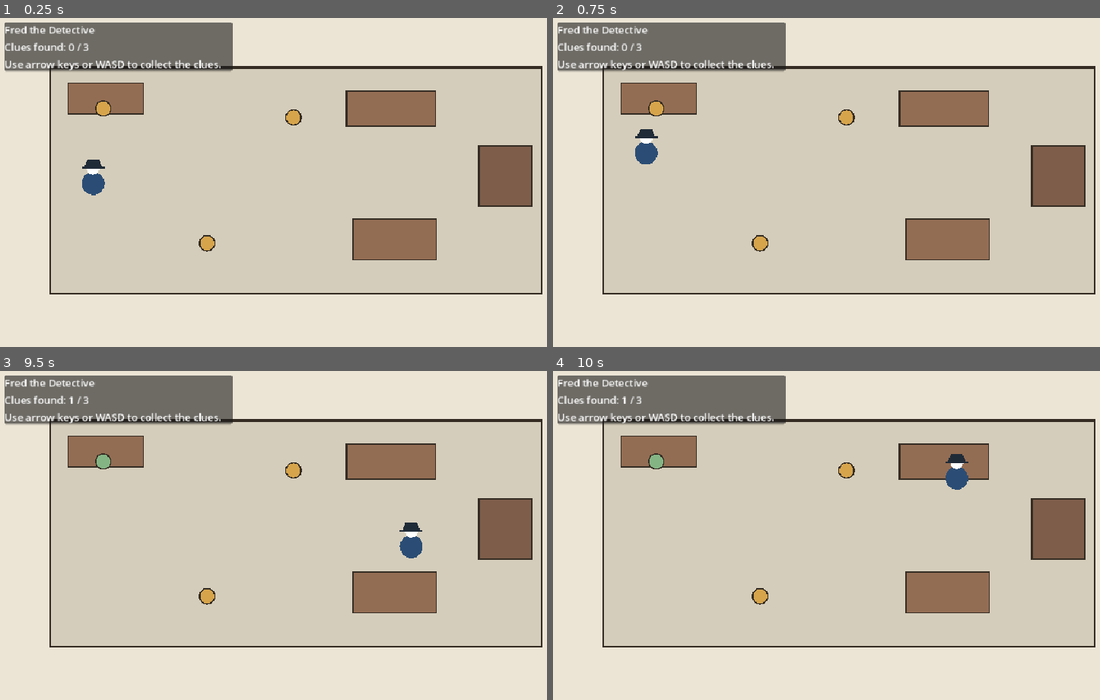
Above: before the commit, frames 1-4 (two rows, left to right).
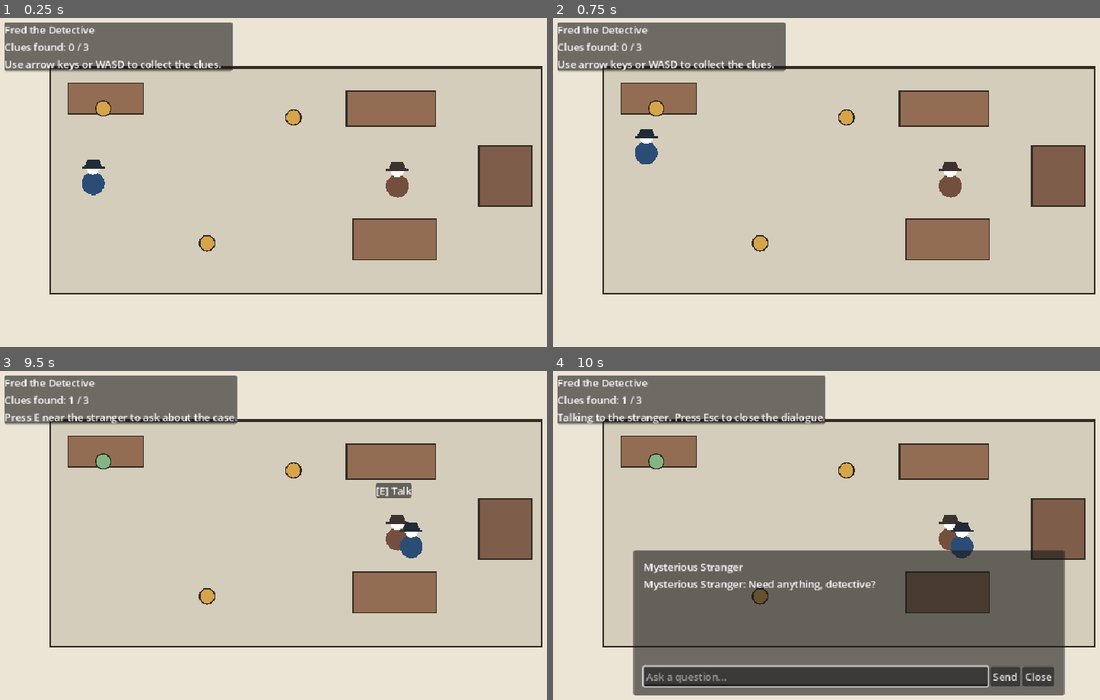
Above: after the commit, the same moments.

Repository: grand-cat-unknown/fred-the-detective
Game: Godot game, scene res://scenes/main.tscn
Same seed, same stepped clock (60 frames per second), same inputs: the game is played once before the commit and once after it.
Inputs:
- Up to frame 1 (0.25 s): no input
- Up to frame 2 (0.75 s): tap Enter (ui_accept) at 0.5 s; hold Up (ui_up) from 0.53 s (still down); hold E (interact, bound only after the commit) from 0.53 s (still down)
- Up to frame 3 (9.5 s): tap Enter (ui_accept) at 0.77, 0.8, 1.07, 1.35, 1.52, 1.82, 2, 2.3, 2.75, 3.02, 3.32, 3.5, 4.52, 4.82, 5.3, 5.85, 6.02, 6.32, 6.77, 6.8, 7.07, 7.52, 7.82, 9.02, 9.32 s; release E (interact, bound only after the commit) at 1.28 s; tap E (interact, bound only after the commit) at 1.55, 2.85, 4.35, 6.05, 7.35, 8.85 s; release Up (ui_up) at 2.03 s; hold E (interact, bound only after the commit) 2.03-2.78 s; hold Left (ui_left) 2.03-3.53 s; hold Down (ui_down) 3.53-4.28 s; hold Enter (ui_accept) 3.53-4.28 s; tap Escape (ui_cancel) at 4.15 s; hold Right (ui_right) 4.28-5.03 s; hold Up (ui_up) 5.03-5.78 s; hold E (interact, bound only after the commit) 5.03-5.78 s; hold Right (ui_right) 5.78-8.03 s; hold E (interact, bound only after the commit) 6.53-7.28 s; hold Down (ui_down) 8.03-8.78 s; hold Enter (ui_accept) 8.03-8.78 s; hold Left (ui_left) from 8.78 s (still down)
- Up to frame 4 (10 s): tap E (interact, bound only after the commit) at 9.5 s; release Left (ui_left) at 9.53 s; hold Up (ui_up) from 9.53 s (still down); hold E (interact, bound only after the commit) from 9.53 s (still down); tap Enter (ui_accept) at 9.77, 9.8 s

The runs differ from the first frame. In frame 1, 0.3% of the frame differs, in the area x 70-75%, y 43-55%; in frame 2, 0.3%; in frame 3, 1.3%; in frame 4, 37%, in the area x 0-94%, y 1-99%.

Commit message:
llm calls

Diff:
--- a/scenes/main.tscn
+++ b/scenes/main.tscn
@@ -1,6 +1,6 @@
-[gd_scene load_steps=2 format=3]
+[gd_scene format=3 uid="uid://d2433iolsy4tl"]
 
-[ext_resource type="Script" path="res://scripts/game.gd" id="1_game"]
+[ext_resource type="Script" uid="uid://budl0k0bws51r" path="res://scripts/game.gd" id="1_game"]
 
-[node name="Game" type="Node2D"]
+[node name="Game" type="Node2D" unique_id=744785900]
 script = ExtResource("1_game")
--- a/scripts/game.gd
+++ b/scripts/game.gd
@@ -6,18 +6,27 @@
 const PLAYER_START := Vector2(160.0, 274.0)
 const PLAYER_SPEED := 240.0
 const PLAYER_RADIUS := 18.0
+const NPC_POSITION := Vector2(640.0, 278.0)
+const NPC_RADIUS := 18.0
+const NPC_INTERACT_RADIUS := 54.0
 const CLUE_RADIUS := 12.0
 const CLUE_POSITIONS := [
 	Vector2(176.0, 156.0),
 	Vector2(476.0, 170.0),
 	Vector2(340.0, 368.0),
 ]
+const MAX_CONVERSATION_LINES := 10
+const MAX_DIALOGUE_LINES := 12
+const NPC_NAME := "Mysterious Stranger"
+const NPC_INSTRUCTIONS := "You are a cautious witness in Fred the Detective. Stay in character, keep replies concise, and answer as if Fred is speaking to you inside a detective game. Do not include speaker labels in your reply."
 
 const BACKGROUND_COLOR := Color8(236, 229, 214)
 const ROOM_COLOR := Color8(213, 205, 187)
 const OUTLINE_COLOR := Color8(53, 45, 36)
 const PLAYER_COLOR := Color8(43, 77, 117)
 const HAT_COLOR := Color8(32, 43, 56)
+const NPC_COLOR := Color8(116, 78, 63)
+const NPC_HAT_COLOR := Color8(60, 50, 46)
 const CLUE_COLOR := Color8(214, 164, 75)
 const CLUE_FOUND_COLOR := Color8(132, 180, 132)
 const EXIT_LOCKED_COLOR := Color8(126, 94, 75)
@@ -27,17 +36,37 @@
 var player_position := PLAYER_START
 var clue_found: Array[bool] = [false, false, false]
 var game_won := false
-
+var dialog_open := false
+var request_in_flight := false
+var conversation_turns: Array[String] = []
+var dialogue_lines: Array[String] = []
+
+var hud_layer: CanvasLayer
 var status_label: Label
 var hint_label: Label
+var interact_prompt: PanelContainer
+var dialogue_panel: PanelContainer
+var dialogue_output: RichTextLabel
+var dialogue_input: LineEdit
+var dialogue_status_label: Label
+var send_button: Button
+var llm_request: HTTPRequest
 
 
 func _ready() -> void:
+	_ensure_input_actions()
 	_build_hud()
+	_build_dialogue_ui()
+	_build_llm_request()
 	_reset_game()
 
 
 func _process(delta: float) -> void:
+	_update_interact_prompt()
+
+	if dialog_open or request_in_flight:
+		return
+
 	if game_won:
 		return
 
@@ -54,8 +83,20 @@
 
 
 func _unhandled_input(event: InputEvent) -> void:
+	if dialog_open:
+		if event.is_action_pressed("ui_cancel"):
+			_close_dialogue()
+			get_viewport().set_input_as_handled()
+		return
+
 	if game_won and event.is_action_pressed("ui_accept"):
 		_reset_game()
+		get_viewport().set_input_as_handled()
+		return
+
+	if event.is_action_pressed("interact") and _can_talk_to_npc():
+		_open_dialogue()
+		get_viewport().set_input_as_handled()
 
 
 func _draw() -> void:
@@ -66,17 +107,18 @@
 	_draw_furniture()
 	_draw_exit()
 	_draw_clues()
+	_draw_npc()
 	_draw_player()
 
 
 func _build_hud() -> void:
-	var canvas_layer := CanvasLayer.new()
-	add_child(canvas_layer)
+	hud_layer = CanvasLayer.new()
+	add_child(hud_layer)
 
 	var panel := PanelContainer.new()
 	panel.position = Vector2(20.0, 20.0)
 	panel.custom_minimum_size = Vector2(360.0, 0.0)
-	canvas_layer.add_child(panel)
+	hud_layer.add_child(panel)
 
 	var box := VBoxContainer.new()
 	panel.add_child(box)
@@ -91,6 +133,72 @@
 	hint_label = Label.new()
 	hint_label.text = "Use arrow keys or WASD to collect the clues."
 	box.add_child(hint_label)
+
+	interact_prompt = PanelContainer.new()
+	interact_prompt.visible = false
+	hud_layer.add_child(interact_prompt)
+
+	var prompt_label := Label.new()
+	prompt_label.text = "[E] Talk"
+	interact_prompt.add_child(prompt_label)
+
+
+func _build_dialogue_ui() -> void:
+	dialogue_panel = PanelContainer.new()
+	dialogue_panel.visible = false
+	dialogue_panel.position = Vector2(140.0, 296.0)
+	dialogue_panel.custom_minimum_size = Vector2(680.0, 208.0)
+	hud_layer.add_child(dialogue_panel)
+
+	var margin := MarginContainer.new()
+	margin.add_theme_constant_override("margin_left", 16)
+	margin.add_theme_constant_override("margin_top", 14)
+	margin.add_theme_constant_override("margin_right", 16)
+	margin.add_theme_constant_override("margin_bottom", 14)
+	dialogue_panel.add_child(margin)
+
+	var box := VBoxContainer.new()
+	margin.add_child(box)
+
+	var title_label := Label.new()
+	title_label.text = NPC_NAME
+	box.add_child(title_label)
+
+	dialogue_status_label = Label.new()
+	dialogue_status_label.visible = false
+	box.add_child(dialogue_status_label)
+
+	dialogue_output = RichTextLabel.new()
+	dialogue_output.bbcode_enabled = false
+	dialogue_output.scroll_following = true
+	dialogue_output.size_flags_vertical = Control.SIZE_EXPAND_FILL
+	dialogue_output.custom_minimum_size = Vector2(0.0, 138.0)
+	box.add_child(dialogue_output)
+
+	var input_row := HBoxContainer.new()
+	box.add_child(input_row)
+
+	dialogue_input = LineEdit.new()
+	dialogue_input.placeholder_text = "Ask a question..."
+	dialogue_input.size_flags_horizontal = Control.SIZE_EXPAND_FILL
+	dialogue_input.text_submitted.connect(_on_dialogue_submitted)
+	input_row.add_child(dialogue_input)
+
+	send_button = Button.new()
+	send_button.text = "Send"
+	send_button.pressed.connect(_send_dialogue_request)
+	input_row.add_child(send_button)
+
+	var close_button := Button.new()
+	close_button.text = "Close"
+	close_button.pressed.connect(_close_dialogue)
+	input_row.add_child(close_button)
+
+
+func _build_llm_request() -> void:
+	llm_request = HTTPRequest.new()
+	add_child(llm_request)
+	llm_request.request_completed.connect(_on_llm_request_completed)
 
 
 func _draw_furniture() -> void:
@@ -119,6 +227,20 @@
 
 		draw_circle(CLUE_POSITIONS[index], CLUE_RADIUS, color)
 		draw_circle(CLUE_POSITIONS[index], CLUE_RADIUS, OUTLINE_COLOR, false, 2.0)
+
+
+func _draw_npc() -> void:
+	draw_circle(NPC_POSITION, NPC_RADIUS, NPC_COLOR)
+	draw_circle(NPC_POSITION + Vector2(0.0, -24.0), 10.0, Color.WHITE)
+
+	var hat_points := PackedVector2Array([
+		NPC_POSITION + Vector2(-14.0, -26.0),
+		NPC_POSITION + Vector2(14.0, -26.0),
+		NPC_POSITION + Vector2(9.0, -38.0),
+		NPC_POSITION + Vector2(-9.0, -38.0),
+	])
+	draw_colored_polygon(hat_points, NPC_HAT_COLOR)
+	draw_rect(Rect2(NPC_POSITION + Vector2(-18.0, -27.0), Vector2(36.0, 4.0)), NPC_HAT_COLOR, true)
 
 
 func _draw_player() -> void:
@@ -156,20 +278,28 @@
 	player_position = PLAYER_START
 	clue_found = [false, false, false]
 	game_won = false
+	dialog_open = false
+	request_in_flight = false
+	conversation_turns.clear()
+	dialogue_lines.clear()
+	dialogue_input.clear()
+	dialogue_panel.visible = false
+	_append_dialogue(NPC_NAME, "Need anything, detective?")
 	_update_hud()
+	_update_interact_prompt()
 	queue_redraw()
 
 
 func _update_hud() -> void:
-	var found_total := 0
-	for found in clue_found:
-		if found:
-			found_total += 1
-
+	var found_total := _count_found_clues()
 	status_label.text = "Clues found: %d / %d" % [found_total, clue_found.size()]
 
 	if game_won:
 		hint_label.text = "Case closed. Press Enter or Space to restart."
+	elif dialog_open:
+		hint_label.text = "Talking to the stranger. Press Esc to close the dialogue."
+	elif _can_talk_to_npc():
+		hint_label.text = "Press E near the stranger to ask about the case."
 	elif _all_clues_found():
 		hint_label.text = "All clues found. Head to the green exit."
 	else:
@@ -183,6 +313,162 @@
 	return true
 
 
+func _count_found_clues() -> int:
+	var found_total := 0
+	for found in clue_found:
+		if found:
+			found_total += 1
+	return found_total
+
+
+func _can_talk_to_npc() -> bool:
+	if game_won:
+		return false
+
+	return player_position.distance_to(NPC_POSITION) <= PLAYER_RADIUS + NPC_INTERACT_RADIUS
+
+
+func _update_interact_prompt() -> void:
+	if interact_prompt == null:
+		return
+
+	var should_show := _can_talk_to_npc() and not dialog_open
+	interact_prompt.visible = should_show
+	if should_show:
+		interact_prompt.position = NPC_POSITION + Vector2(-34.0, -88.0)
+
+
+func _open_dialogue() -> void:
+	dialog_open = true
+	dialogue_panel.visible = true
+	_set_dialogue_busy(false, "")
+	dialogue_input.grab_focus()
+	_update_hud()
+	_update_interact_prompt()
+
+
+func _close_dialogue() -> void:
+	dialog_open = false
+	dialogue_panel.visible = false
+	get_viewport().gui_release_focus()
+	_update_hud()
+	_update_interact_prompt()
+
+
+func _set_dialogue_busy(is_busy: bool, status_text: String) -> void:
+	request_in_flight = is_busy
+	dialogue_input.editable = not is_busy
+	send_button.disabled = is_busy
+	dialogue_status_label.visible = not status_text.is_empty()
+	dialogue_status_label.text = status_text
+
+
+func _append_dialogue(speaker: String, text: String) -> void:
+	dialogue_lines.append("%s: %s" % [speaker, text])
+	while dialogue_lines.size() > MAX_DIALOGUE_LINES:
+		dialogue_lines.remove_at(0)
+
+	dialogue_output.clear()
+	dialogue_output.append_text("\n\n".join(dialogue_lines))
+	dialogue_output.scroll_to_line(max(0, dialogue_output.get_line_count() - 1))
+
+
+func _on_dialogue_submitted(_text: String) -> void:
+	_send_dialogue_request()
+
+
+func _send_dialogue_request() -> void:
+	if request_in_flight:
+		return
+
+	var message := dialogue_input.text.strip_edges()
+	if message.is_empty():
+		return
+
+	_append_dialogue("Fred", message)
+	conversation_turns.append("Fred: %s" % message)
+	_trim_conversation_turns()
+	dialogue_input.clear()
+	_set_dialogue_busy(true, "%s is thinking..." % NPC_NAME)
+
+	var payload := JSON.stringify({
+		"input": _build_llm_input(),
+		"instructions": NPC_INSTRUCTIONS,
+		"max_output_tokens": 180,
+	})
+	var headers := PackedStringArray(["Content-Type: application/json"])
+	var error := llm_request.request(_get_llm_endpoint(), headers, HTTPClient.METHOD_POST, payload)
+	if error != OK:
+		_set_dialogue_busy(false, "")
+		_append_dialogue("System", "Could not reach /api/llm. Run the web build or a local server that exposes the API.")
+
+
+func _build_llm_input() -> String:
+	var transcript := "\n".join(conversation_turns)
+	return "Fred the Detective is talking to %s. Fred has found %d of %d clues. Conversation so far:\n%s\nReply as %s to Fred's latest line." % [
+		NPC_NAME,
+		_count_found_clues(),
+		clue_found.size(),
+		transcript,
+		NPC_NAME,
+	]
+
+
+func _trim_conversation_turns() -> void:
+	while conversation_turns.size() > MAX_CONVERSATION_LINES:
+		conversation_turns.remove_at(0)
+
+
+func _on_llm_request_completed(result: int, response_code: int, _headers: PackedStringArray, body: PackedByteArray) -> void:
+	_set_dialogue_busy(false, "")
+
+	var parsed: Variant = JSON.parse_string(body.get_string_from_utf8())
+	if result != HTTPRequest.RESULT_SUCCESS:
+		_append_dialogue("System", "The connection failed before %s could answer." % NPC_NAME)
+		return
+
+	if response_code != 200:
+		var error_text := "The line went dead."
+		if typeof(parsed) == TYPE_DICTIONARY and parsed.has("error"):
+			error_text = str(parsed["error"])
+		_append_dialogue("System", error_text)
+		return
+
+	var reply := ""
+	if typeof(parsed) == TYPE_DICTIONARY and parsed.has("text"):
+		reply = str(parsed["text"]).strip_edges()
+	if reply.is_empty():
+		reply = "%s just watches you in silence." % NPC_NAME
+
+	conversation_turns.append("%s: %s" % [NPC_NAME, reply])
+	_trim_conversation_turns()
+	_append_dialogue(NPC_NAME, reply)
+	if dialog_open:
+		dialogue_input.grab_focus()
+
+
+func _get_llm_endpoint() -> String:
+	if OS.has_feature("web"):
+		return "/api/llm"
+	return "http://127.0.0.1:3000/api/llm"
+
+
+func _ensure_input_actions() -> void:
+	if not InputMap.has_action("interact"):
+		InputMap.add_action("interact")
+
+	var has_e_key := false
+	for event in InputMap.action_get_events("interact"):
+		if event is InputEventKey and event.physical_keycode == KEY_E:
+			has_e_key = true
+			break
+
+	if not has_e_key:
+		var interact_key := InputEventKey.new()
+		interact_key.physical_keycode = KEY_E
+		InputMap.action_add_event("interact", interact_key)
+
+
 func _clamp_to_room(target_position: Vector2) -> Vector2:
 	return Vector2(
 		clampf(target_position.x, ROOM_RECT.position.x + PLAYER_RADIUS, ROOM_RECT.end.x - PLAYER_RADIUS),
Not shown, added: story.md
